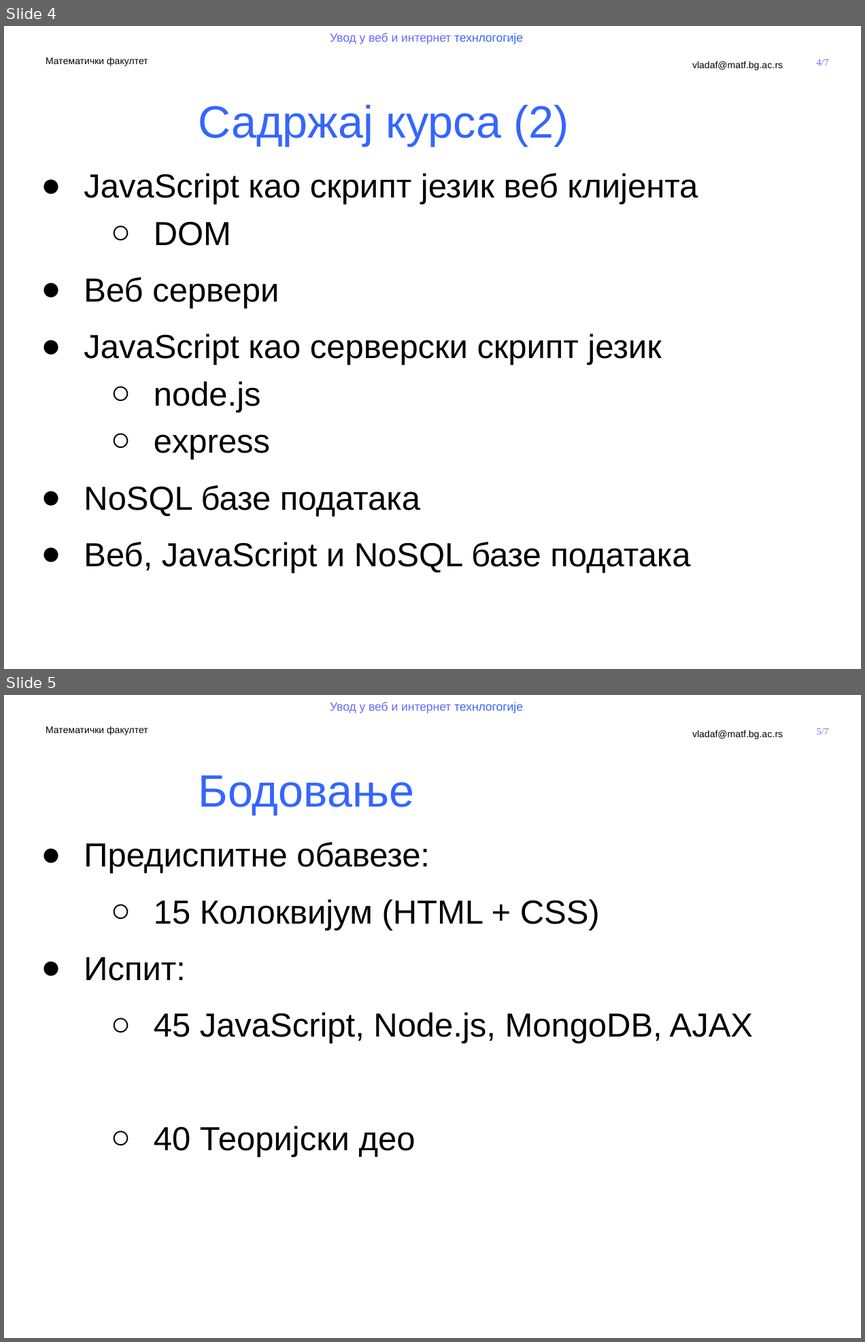
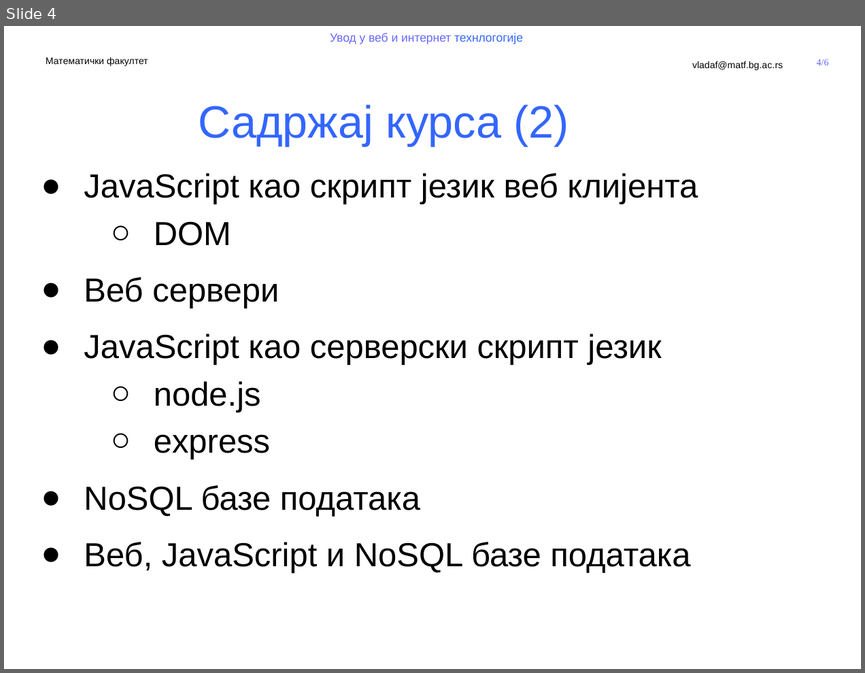
Before and after one commit to MatfUVIT/info, a slide deck: predavanja/prezentacije/2020-21/01 - Koncepcija kursa.pptx. Shown one above the other, each under a label of ours: slides 4 and 5 before the commit, slide 4 after it. The pictures are 865x1342 and 865x673 pixels, drawn with LibreOffice and Linux fonts; fonts in the diff are those of the drawing; background and template pictures are left out. Boxes give left, top, right and bottom in pixels: in the first picture for what was removed or moved away, otherwise in the second. Text is boxed around its words. In the diff, an @@ line names an element or a change of style, - is before the commit and + after.

```diff
--- a/predavanja/prezentacije/2020-21/01 - Koncepcija kursa.pptx
+++ b/predavanja/prezentacije/2020-21/01 - Koncepcija kursa.pptx
@@ slide 5 removed at [4, 695, 861, 1338], background #FFFFFF; not listed: 5 template elements that a slide beside it also shows @@
@@ title removed at [198, 775, 414, 815] @@
-Бодовање
@@ text removed at [84, 842, 753, 1157] @@
-● Предиспитне обавезе:
-  ○ 15 Колоквијум (HTML + CSS)
-● Испит:
-  ○ 45 JavaScript, Node.js, MongoDB, AJAX
-  ○ 40 Теоријски део
@@ page number at [817, 59, 829, 65]: text changed @@
-4/7
+4/6
```
Also in this commit, not shown: 1 slide changed, 1 slide added, 1 other slide removed, 13 other files.
